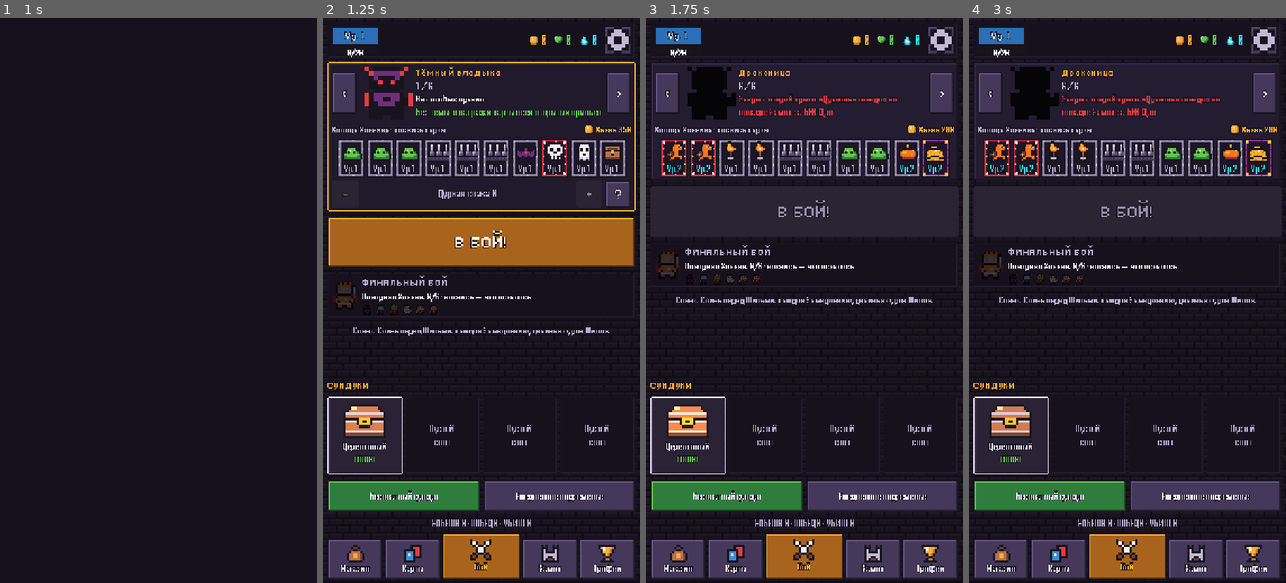
Above: before the commit, frames 1-4 (left to right).
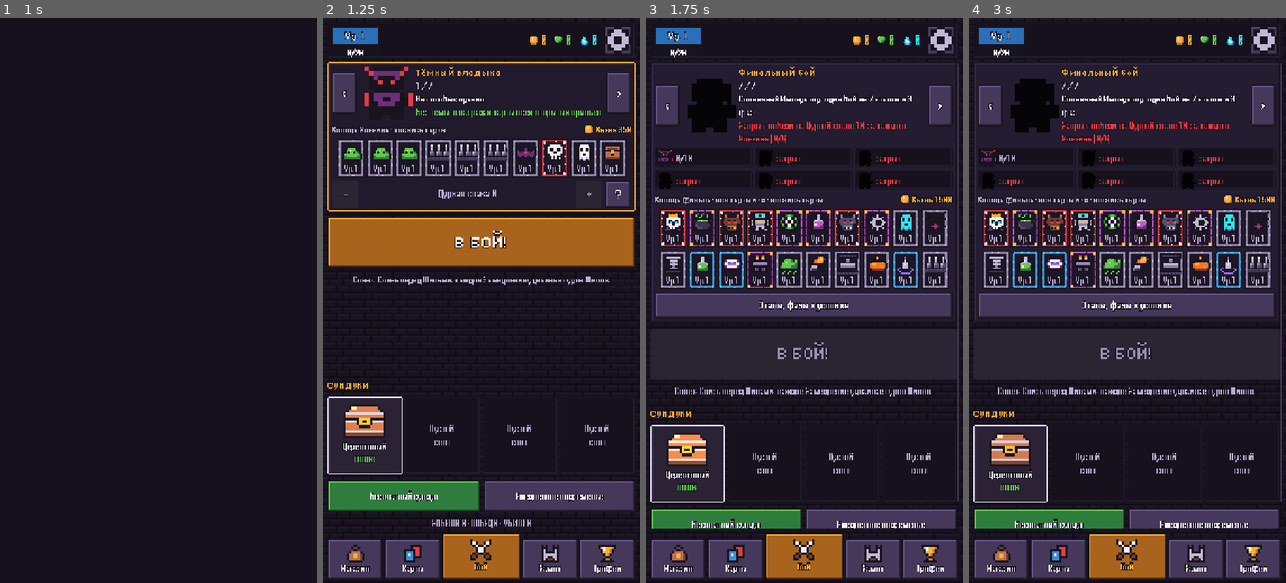
Above: after the commit, the same moments.

Repository: evgengoldwar/NeonPrime
Game: Godot game, scene res://scenes/main.tscn
Same seed, same stepped clock (60 frames per second), same inputs: the game is played once before the commit and once after it.
Inputs (mouse positions are in pixels of both pictures, inside the frame that each line leads up to):
- Up to frame 1 (1 s): tap Enter at 0.5 s; move the mouse to (228, 272) at 0.52 s; click (228, 272) at 0.67 s
- Up to frame 2 (1.25 s): no input
- Up to frame 3 (1.75 s): click "<" at 1.25 s
- Up to frame 4 (3 s): click "<" at 2 s; click ">" at 2.75 s

Frame 1 is identical in both runs. In frame 2, 1.2% of the frame differs, in the area x 3-99%, y 11-57%; in frame 3, 28%, in the area x 1-99%, y 8-91%; in frame 4, 28%.

Commit message:
Финальный бой — 7-я страница в карусели Хозяев
Вместо полоски под каждым Хозяином: отдельная страница с Императором,
прогрессом покорения по Хозяевам, колодой финала и кнопкой «В БОЙ!».

Co-Authored-By: Claude Opus 5.5 <noreply@anthropic.com>
Claude-Session: https://claude.ai/code/session_01CBXFTShUYY1UPBHpFGh8b6

Diff:
--- a/scripts/screens/menu.gd
+++ b/scripts/screens/menu.gd
@@ -39,7 +39,8 @@
 func _ready() -> void:
 	Sfx.music(1.0)
 	Progress.ensure()
-	_master_idx = maxi(0, _master_ids().find(str(Game.meta.master_pick)))
+	_master_idx = Data.master_list.size() if str(Game.meta.master_pick) == "final" \
+		else maxi(0, _master_ids().find(str(Game.meta.master_pick)))
 	UI.backdrop(self, "tiles/wall_menu", 0.35)
 	var m := MarginContainer.new()
 	m.anchor_left = 0.5
@@ -234,19 +235,18 @@
 
 func _home() -> void:
 	var body := _page()
-	body.add_child(_master_panel())
+	var final := _is_final()
+	body.add_child(_final_panel() if final else _master_panel())
 	if Game.has_run():
 		var cont := UI.button("Продолжить забег", func(): Game.main.goto(Game.resume_screen()), 28, 80)
 		UI.tint_button(cont, UI.GREEN)
 		body.add_child(cont)
-	var m: Dictionary = Data.master_list[_master_idx]
-	var go := UI.button("В БОЙ!", _battle, 44, 116)
+	var go := UI.button("В БОЙ!", _final_battle if final else _battle, 44, 116)
 	go.add_theme_font_override("font", UI.pixel_font())
 	go.add_theme_font_size_override("font_size", UI.pfs(36))
-	go.disabled = not Game.master_unlocked(m.id)
-	UI.tint_button(go, UI.GOLD)
+	go.disabled = not Game.final_unlocked() if final else not Game.master_unlocked(Data.master_list[_master_idx].id)
+	UI.tint_button(go, UI.RED if final else UI.GOLD)
 	body.add_child(go)
-	body.add_child(_final_strip())
 	var tip := UI.label("Совет: " + TIPS[int(Time.get_unix_time_from_system() / 20) % TIPS.size()], 18, UI.DIM, HORIZONTAL_ALIGNMENT_CENTER)
 	body.add_child(tip)
 	body.add_child(UI.spacer(0, true))
@@ -294,7 +294,7 @@
 	nm.add_theme_font_override("font", UI.pixel_font())
 	nm.add_theme_font_size_override("font_size", UI.pfs(24))
 	info.add_child(nm)
-	info.add_child(UI.label("%d / %d" % [_master_idx + 1, Data.master_list.size()], 16, UI.DIM))
+	info.add_child(UI.label("%d / %d" % [_master_idx + 1, Data.master_list.size() + 1], 16, UI.DIM))
 	if unlocked:
 		info.add_child(UI.label(m.passive_text, 18, UI.TEXT))
 		info.add_child(UI.label(Data.prog.affinity.get(m.id, {}).get("text", ""), 16, UI.GREEN))
@@ -333,53 +333,87 @@
 	return n
 
 
-## Полоска финального боя: портрет Императора, прогресс открытия, касание — подробности.
-func _final_strip() -> Control:
+func _is_final() -> bool:
+	return _master_idx >= Data.master_list.size()
+
+
+## Седьмая страница карусели: Солнечный Император, что нужно для открытия и колода финала.
+func _final_panel() -> Control:
 	var open := Game.final_unlocked()
-	var p := UI.framed("card_selected" if open else "panel_dark", 8)
-	var h := UI.hbox(12)
-	p.add_child(h)
-	var ic := UI.hero_icon("emperor", 5)
-	ic.size_flags_vertical = Control.SIZE_SHRINK_CENTER
+	var p := UI.framed("card_selected" if open else "panel", 10)
+	var v := UI.vbox(8)
+	p.add_child(v)
+	var nav := UI.hbox(8)
+	v.add_child(nav)
+	nav.add_child(_arrow("<", -1))
+	var spr := UI.hero_icon("emperor", 10)
+	spr.size_flags_vertical = Control.SIZE_SHRINK_CENTER
 	if not open:
-		ic.modulate = Color(0.25, 0.22, 0.3)
-	h.add_child(ic)
-	var v := UI.vbox(4)
-	v.size_flags_horizontal = Control.SIZE_EXPAND_FILL
-	var t := UI.label("ФИНАЛЬНЫЙ БОЙ", 24, UI.GOLD if open else UI.DIM, HORIZONTAL_ALIGNMENT_LEFT, false)
-	t.add_theme_font_override("font", UI.pixel_font())
-	t.add_theme_font_size_override("font_size", 24)
-	v.add_child(t)
-	var sub := ""
+		spr.modulate = Color(0, 0, 0, 0.85)
+	nav.add_child(spr)
+	var info := UI.vbox(2)
+	info.size_flags_horizontal = Control.SIZE_EXPAND_FILL
+	var nm := UI.label("Финальный бой", 28, UI.GOLD, HORIZONTAL_ALIGNMENT_LEFT)
+	nm.add_theme_font_override("font", UI.pixel_font())
+	nm.add_theme_font_size_override("font_size", UI.pfs(24))
+	info.add_child(nm)
+	info.add_child(UI.label("%d / %d" % [_master_idx + 1, Data.master_list.size() + 1], 16, UI.DIM))
+	info.add_child(UI.label("%s: один бой из %d этапов и 3 фаз" % [Data.final_boss.name, Battle.FINAL_STAGES.size()], 18, UI.TEXT))
 	if open:
-		sub = "Открыт! Коснись, чтобы сразиться с Императором"
-		if int(Game.meta.get("final_wins", 0)) > 0:
-			sub = "Император повержен ×%d · коснись для реванша" % int(Game.meta.final_wins)
+		var wins := int(Game.meta.get("final_wins", 0))
+		info.add_child(UI.label("Открыт! " + ("Побед: %d" % wins if wins > 0 else "Рассвет ждёт тебя"), 16, UI.GREEN))
 	else:
-		sub = "Покорено Хозяев: %d/%d · коснись — что осталось" % [_conquered_count(), Data.master_list.size()]
-	v.add_child(UI.label(sub, 18, UI.GREEN if open else UI.TEXT))
-	var pips := UI.hbox(6)
+		info.add_child(UI.label("Закрыт: победи на Дурной славе 10 за каждого Хозяина (%d/%d)" % [_conquered_count(), Data.master_list.size()], 16, UI.RED))
+	nav.add_child(info)
+	nav.add_child(_arrow(">", 1))
+	# Прогресс открытия: по плашке на Хозяина
+	var grid := GridContainer.new()
+	grid.columns = 3
+	grid.add_theme_constant_override("h_separation", 6)
+	grid.add_theme_constant_override("v_separation", 6)
 	for m in Data.master_list:
-		var mi := UI.icon("masters/" + str(m.id), 2)
-		if not Game.master_conquered(m.id):
-			mi.modulate = Color(0.3, 0.28, 0.35)
-		pips.add_child(mi)
-	v.add_child(pips)
-	h.add_child(v)
-	UI.ignore_mouse(p)
-	p.mouse_filter = Control.MOUSE_FILTER_STOP
-	p.gui_input.connect(_final_input)
-	if open:
-		var tw := p.create_tween().set_loops()
-		tw.tween_property(p, "modulate", Color(1.15, 1.1, 0.95), 0.8)
-		tw.tween_property(p, "modulate", Color.WHITE, 0.8)
+		var done := Game.master_conquered(m.id)
+		var cell := UI.framed("panel_dark", 4)
+		cell.size_flags_horizontal = Control.SIZE_EXPAND_FILL
+		var h := UI.hbox(6)
+		cell.add_child(h)
+		var mi := UI.icon("masters/" + str(m.id), 3)
+		if not Game.master_unlocked(m.id):
+			mi.modulate = Color(0, 0, 0, 0.85)
+		h.add_child(mi)
+		var txt := "ГОТОВО" if done else ("закрыт" if not Game.master_unlocked(m.id) else "%d/10" % maxi(0, Game.notoriety_won(m.id)))
+		var l := UI.label(txt, 20, UI.GREEN if done else (UI.RED if txt == "закрыт" else UI.DIM), HORIZONTAL_ALIGNMENT_LEFT, false)
+		l.vertical_alignment = VERTICAL_ALIGNMENT_CENTER
+		h.add_child(l)
+		grid.add_child(cell)
+	v.add_child(grid)
+	# Колода финала: 20 лучших карт в две строки
+	var dh := UI.hbox(8)
+	var dl := UI.label("Колода финала · все карты «+» · коснись карты", 16, UI.DIM)
+	dl.size_flags_horizontal = Control.SIZE_EXPAND_FILL
+	dh.add_child(dl)
+	dh.add_child(UI.stat("coin", "Казна %d" % Game.FINAL_TREASURY, UI.GOLD, 18))
+	v.add_child(dh)
+	var half: int = (Game.FINAL_DECK.size() + 1) / 2
+	for r in 2:
+		var row := UI.hbox(4)
+		row.alignment = BoxContainer.ALIGNMENT_CENTER
+		for k in range(r * half, mini((r + 1) * half, Game.FINAL_DECK.size())):
+			var id: String = Game.FINAL_DECK[k]
+			row.add_child(_deck_tile(id, Game.card_level_for(id, "")))
+		v.add_child(row)
+	var more := UI.button("Этапы, фазы и условия", _final_popup, 22, 60)
+	v.add_child(more)
 	return p
 
 
-func _final_input(ev: InputEvent) -> void:
-	if ev is InputEventMouseButton and ev.pressed and ev.button_index == MOUSE_BUTTON_LEFT:
-		Sfx.play("click")
-		_final_popup()
+func _final_battle() -> void:
+	if Game.has_run():
+		var p := UI.popup(self, "Начать финальный бой?", "Отмена")
+		p.box.add_child(UI.label("Текущий забег будет потерян.", 22))
+		p.box.add_child(UI.tint_button(UI.button("Сразиться", _start_final), UI.RED))
+		return
+	_start_final()
 
 
 func _final_popup() -> void:
@@ -442,20 +476,7 @@
 	var more := UI.button("Подробнее об Императоре", func(): UI.hero_popup(self, "emperor"), 22, 64)
 	box.add_child(more)
 	if open:
-		var go := UI.button("СРАЗИТЬСЯ", _final_go.bind(p.overlay), 32, 90)
-		go.add_theme_font_override("font", UI.pixel_font())
-		UI.tint_button(go, UI.GOLD)
-		box.add_child(go)
-
-
-func _final_go(ov: Node) -> void:
-	if Game.has_run():
-		var p := UI.popup(self, "Начать финальный бой?", "Отмена")
-		p.box.add_child(UI.label("Текущий забег будет потерян.", 22))
-		p.box.add_child(UI.tint_button(UI.button("Сразиться", _start_final), UI.RED))
-		return
-	ov.queue_free()
-	_start_final()
+		box.add_child(UI.label("Начать бой — кнопка «В БОЙ!» на этой странице.", 18, UI.GREEN, HORIZONTAL_ALIGNMENT_CENTER))
 
 
 func _start_final() -> void:
@@ -533,8 +554,8 @@
 
 
 func _shift_master(d: int) -> void:
-	_master_idx = posmod(_master_idx + d, Data.master_list.size())
-	Game.meta.master_pick = Data.master_list[_master_idx].id
+	_master_idx = posmod(_master_idx + d, Data.master_list.size() + 1)
+	Game.meta.master_pick = "final" if _is_final() else Data.master_list[_master_idx].id
 	Game.save_meta()
 	_show("home")
 
Not shown, changed: README.md
